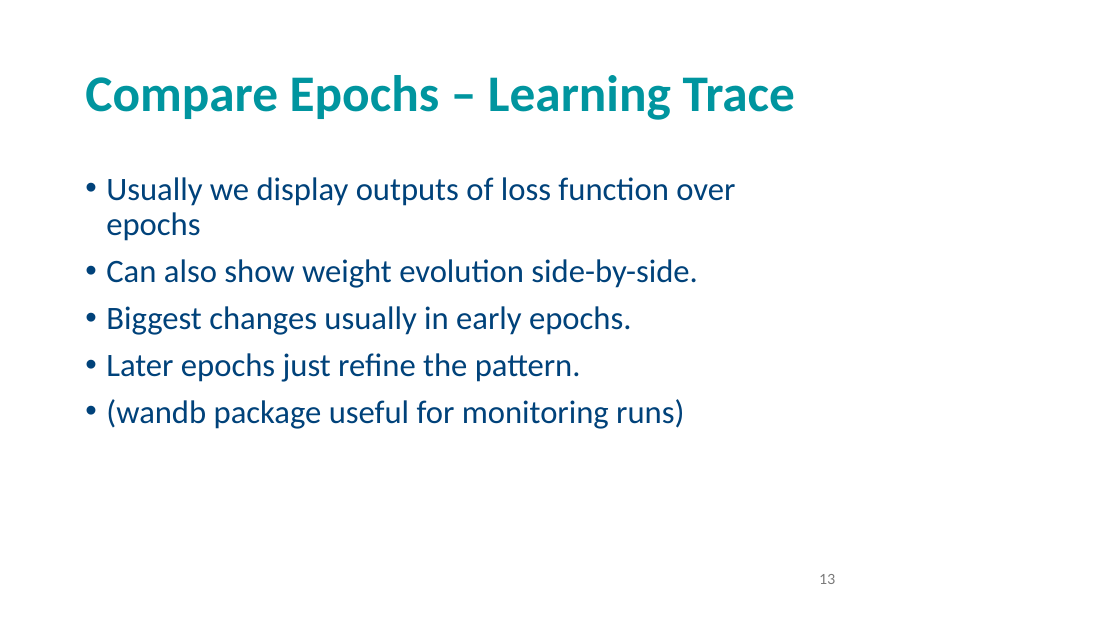
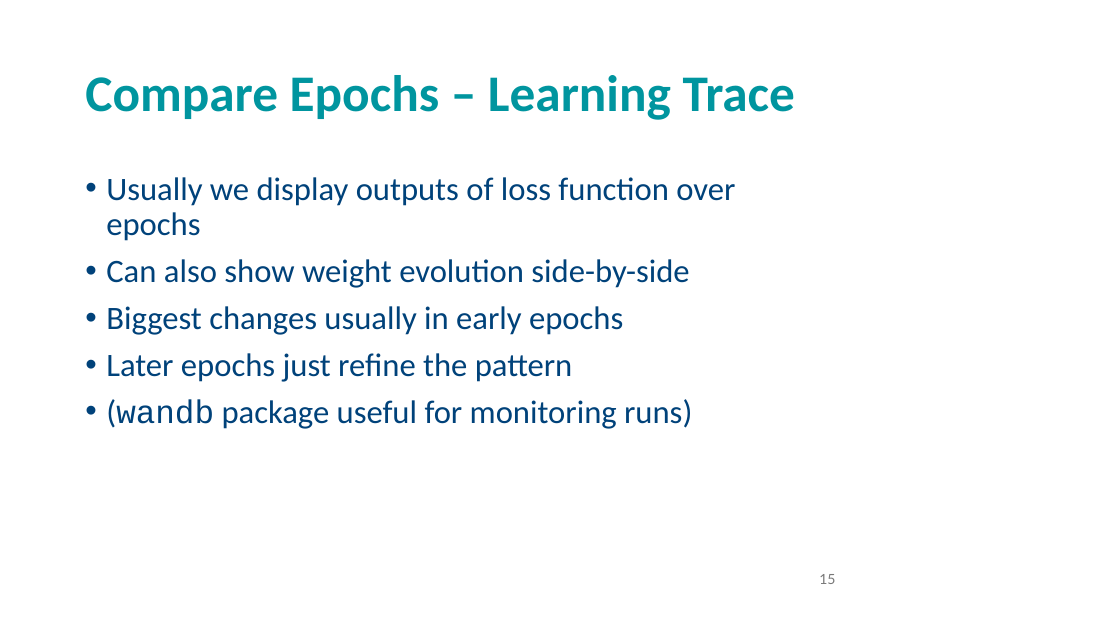
Before and after one commit to andrewcparnell/STAT41130, a slide deck: slide 15 of slides/day 2/D2C1_ANN.pptx (slide 13 before the commit). Drawn at 1120x630 pixels with LibreOffice and Linux fonts; fonts in the diff are those of the drawing; background and template pictures are left out. Boxes give left, top, right and bottom in pixels: in the first picture for what was removed or moved away, otherwise in the second. Text is boxed around its words. In the diff, an @@ line names an element or a change of style, - is before the commit and + after.

```diff
--- a/slides/day 2/D2C1_ANN.pptx
+++ b/slides/day 2/D2C1_ANN.pptx
@@ text at (106,259,689,382): text changed @@
-• Can also show weight evolution side-by-side.
-• Biggest changes usually in early epochs.
-• Later epochs just refine the pattern.
+• Can also show weight evolution side-by-side
+• Biggest changes usually in early epochs
+• Later epochs just refine the pattern
@@ text at (106,399,692,429): font Calibri to Courier New in "(wandb" @@
@@ page number at (819,574,835,584): text changed @@
-13
+15
```
Also in this commit, not shown: 7 other slides changed, 3 slides added, 31 other files.
